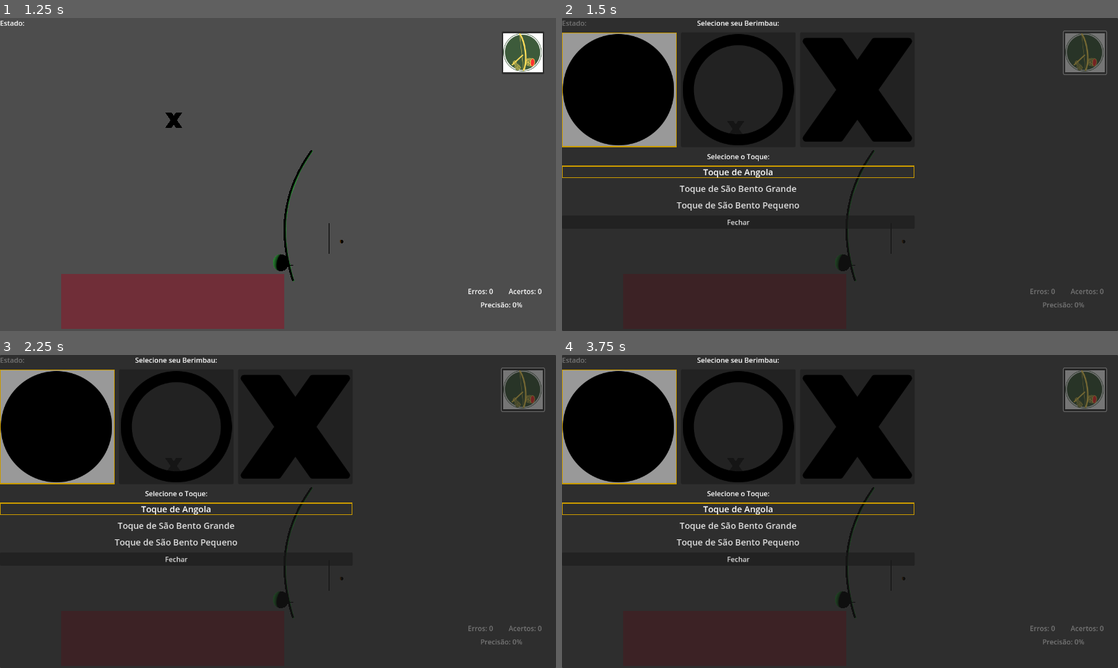
Above: before the commit, frames 1-4 (two rows, left to right).
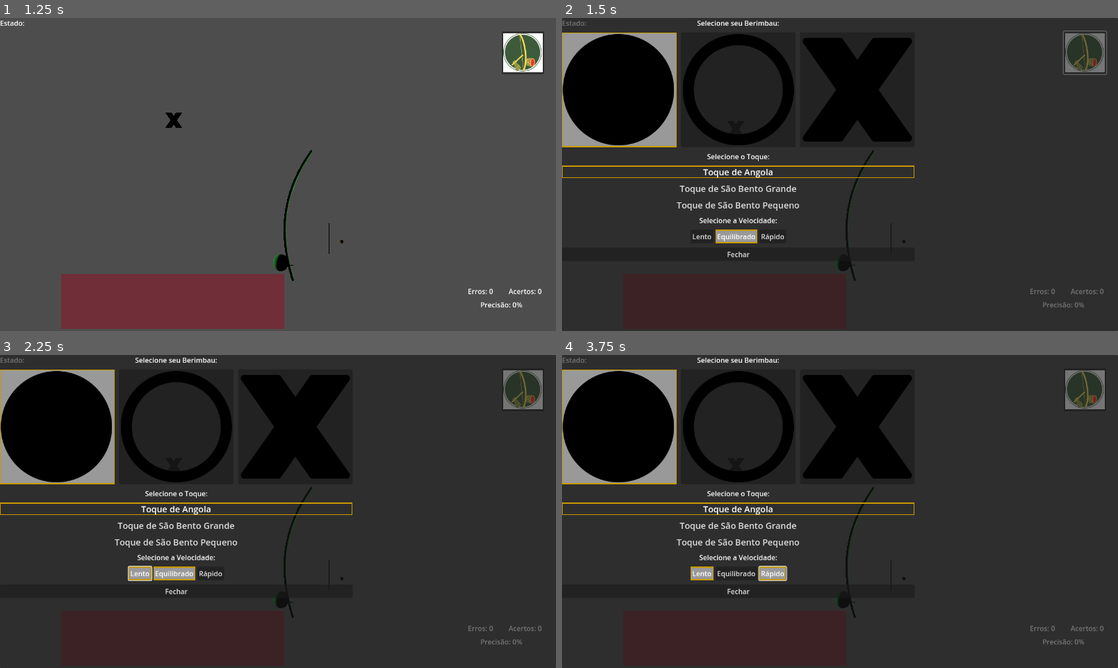
Above: after the commit, the same moments.

Repository: frsbrito/berimbau-3d
Game: Godot game, scene res://scenes/main.tscn
Same seed, same stepped clock (60 frames per second), same inputs: the game is played once before the commit and once after it.
Inputs (mouse positions are in pixels of both pictures, inside the frame that each line leads up to):
- Up to frame 1 (1.25 s): tap Enter at 0.5 s; tap Space (toque_baqueta) at 0.6 s
- Up to frame 2 (1.5 s): click (1084, 52) at 1.25 s
- Up to frame 3 (2.25 s): click (139, 574) at 2 s, where only the run after the commit has a clickable "Lento"
- Up to frame 4 (3.75 s): click (734, 574) at 2.75 s, where only the run after the commit has a clickable "Equilibrado"; click (773, 574) at 3.5 s, where only the run after the commit has a clickable "Rápido"

Frame 1 is identical in both runs. In frame 2, 0.6% of the frame differs, in the area x 23-52%, y 63-78%; in frame 3, 0.9%, in the area x 23-98%, y 4-78%; in frame 4, 0.8%.

Commit message:
Adicionar Lógica de Velocidade das notas no menu, adicionar sons de berimbau medio e gunga

Diff:
--- a/scenes/main.gd
+++ b/scenes/main.gd
@@ -17,6 +17,37 @@
 	preload("res://assets/audio/berimbau-viola/preso/viola_preso_2.ogg"),
 	preload("res://assets/audio/berimbau-viola/preso/viola_preso_3.ogg")
 ]
+var sons_medio_solto = [
+	preload("res://assets/audio/berimbau-medio/solto/medio_solto_1.ogg"),
+	preload("res://assets/audio/berimbau-medio/solto/medio_solto_2.ogg"),
+]
+var sons_medio_chiado = [
+	preload("res://assets/audio/berimbau-medio/chiado/medio_chiado_1.ogg"),
+	preload("res://assets/audio/berimbau-medio/chiado/medio_chiado_2.ogg"),
+	preload("res://assets/audio/berimbau-medio/chiado/medio_chiado_3.ogg"),
+	preload("res://assets/audio/berimbau-medio/chiado/medio_chiado_4.ogg"),
+	preload("res://assets/audio/berimbau-medio/chiado/medio_chiado_5.ogg")
+]
+var sons_medio_preso = [
+	preload("res://assets/audio/berimbau-medio/preso/medio_preso_1.ogg"),
+	preload("res://assets/audio/berimbau-medio/preso/medio_preso_2.ogg"),
+	preload("res://assets/audio/berimbau-medio/preso/medio_preso_3.ogg"),
+	preload("res://assets/audio/berimbau-medio/preso/medio_preso_4.ogg"),
+	preload("res://assets/audio/berimbau-medio/preso/medio_preso_5.ogg")
+]
+var sons_gunga_solto = [
+	preload("res://assets/audio/berimbau-gunga/solto/gunga_solto_1.ogg")
+]
+var sons_gunga_chiado = [
+	preload("res://assets/audio/berimbau-gunga/chiado/gunga_chiado_1.ogg"),
+	preload("res://assets/audio/berimbau-gunga/chiado/gunga_chiado_2.ogg"),
+	preload("res://assets/audio/berimbau-gunga/chiado/gunga_chiado_3.ogg"),
+	preload("res://assets/audio/berimbau-gunga/chiado/gunga_chiado_4.ogg")
+]
+var sons_gunga_preso = [
+	preload("res://assets/audio/berimbau-gunga/preso/gunga_preso_1.ogg"),
+	preload("res://assets/audio/berimbau-gunga/preso/gunga_preso_2.ogg"),
+]
 const NOTA_SCENE = preload("res://scenes/nota.tscn")
 
 # --- Referências de Nós (@onready) ---
@@ -27,6 +58,7 @@
 @onready var pista_solto = $CanvasLayer/Pistas/Pista_Solto
 @onready var pista_chiado = $CanvasLayer/Pistas/Pista_Chiado
 @onready var pista_preso = $CanvasLayer/Pistas/Pista_Preso
+@onready var timer_gerador = $Timer
 
 # --- Variáveis do Jogo ---
 var toque_index = 0
@@ -71,6 +103,10 @@
 		# Lógica do som a tocar de acordo com input
 		tocar_som_berimbau(estado_atual_id)
 
+	# Lógica da seleção de velocidade das notas
+	if timer_gerador.wait_time != GameData.velocidade_atual:
+		timer_gerador.wait_time = GameData.velocidade_atual
+
 func tocar_som_berimbau(id_estado):
 	var lista_de_sons = []
 	var instrumento = GameData.berimbau_atual
@@ -80,16 +116,14 @@
 			lista_de_sons = selecionar_lista_por_tipo(id_estado, sons_viola_solto, sons_viola_chiado, sons_viola_preso)
 
 		GameData.BERIMBAU_MEDIO:
-			lista_de_sons = selecionar_lista_por_tipo(id_estado, sons_viola_solto, sons_viola_chiado, sons_viola_preso)
-			print("Alerta: Sons do Médio não carregados. Usando Viola.")
+			lista_de_sons = selecionar_lista_por_tipo(id_estado, sons_medio_solto, sons_medio_chiado, sons_medio_preso)
 
 		GameData.BERIMBAU_GUNGA:
-			lista_de_sons = selecionar_lista_por_tipo(id_estado, sons_viola_solto, sons_viola_chiado, sons_viola_preso)
-			print("Alerta: Sons do Gunga não carregados. Usando Viola.")
+			lista_de_sons = selecionar_lista_por_tipo(id_estado, sons_gunga_solto, sons_gunga_chiado, sons_gunga_preso)
 
 	if lista_de_sons.size() > 0:
 		sound_player.stream = lista_de_sons.pick_random()
-		sound_player.pitch_scale = randf_range(0.96, 1.04)
+		sound_player.pitch_scale = randf_range(0.99, 1.01)
 		sound_player.play()
 
 func selecionar_lista_por_tipo(id, lista_solto, lista_chiado, lista_preso):
--- a/scenes/menu_opcoes.gd
+++ b/scenes/menu_opcoes.gd
@@ -7,6 +7,10 @@
 @onready var btn_angola = $Panel/MarginContainer/VBoxContainer/VBoxContainer_Toques/BtnAngola
 @onready var btn_sb_grande = $Panel/MarginContainer/VBoxContainer/VBoxContainer_Toques/BtnSBGrande
 @onready var btn_sb_pequeno = $Panel/MarginContainer/VBoxContainer/VBoxContainer_Toques/BtnSBPequeno
+
+@onready var btn_lento = $Panel/MarginContainer/VBoxContainer/HBoxContainer_Velocidade/BtnLento
+@onready var btn_equilibrado = $Panel/MarginContainer/VBoxContainer/HBoxContainer_Velocidade/BtnEquilibrado
+@onready var btn_rapido = $Panel/MarginContainer/VBoxContainer/HBoxContainer_Velocidade/BtnRapido
 
 func _ready():
 	if GameData.berimbau_atual == GameData.BERIMBAU_VIOLA:
@@ -22,6 +26,13 @@
 		btn_sb_grande.button_pressed = true
 	elif GameData.toque_nome_atual == "SaoBentoPequeno":
 		btn_sb_pequeno.button_pressed = true
+
+	if GameData.velocidade_atual >= 1.4:
+		btn_lento.button_pressed = true
+	elif GameData.velocidade_atual <= 0.7:
+		btn_rapido.button_pressed = true
+	else:
+		btn_equilibrado.button_pressed = true
 
 func _on_btn_viola_pressed():
 	GameData.berimbau_atual = GameData.BERIMBAU_VIOLA
@@ -50,3 +61,12 @@
 func _on_btn_fechar_pressed():
 	queue_free()
 	get_tree().paused = false
+
+func _on_btn_lento_pressed():
+	GameData.velocidade_atual = 2
+
+func _on_btn_equilibrado_pressed():
+	GameData.velocidade_atual = 1.5
+
+func _on_btn_rapido_pressed():
+	GameData.velocidade_atual = 1
--- a/scenes/menu_opcoes.tscn
+++ b/scenes/menu_opcoes.tscn
@@ -72,6 +72,27 @@
 
 [sub_resource type="ButtonGroup" id="ButtonGroup_o442c"]
 resource_name = "Toques"
+
+[sub_resource type="StyleBoxFlat" id="StyleBoxFlat_o442c"]
+border_width_left = 2
+border_width_top = 2
+border_width_right = 2
+border_width_bottom = 2
+border_color = Color(0.78431374, 0.6, 0, 1)
+
+[sub_resource type="StyleBoxFlat" id="StyleBoxFlat_l85cf"]
+border_width_left = 2
+border_width_top = 2
+border_width_right = 2
+border_width_bottom = 2
+border_color = Color(0.78431374, 0.6, 0, 1)
+
+[sub_resource type="StyleBoxFlat" id="StyleBoxFlat_jipr1"]
+border_width_left = 2
+border_width_top = 2
+border_width_right = 2
+border_width_bottom = 2
+border_color = Color(0.78431374, 0.6, 0, 1)
 
 [node name="MenuOpcoes" type="Control"]
 process_mode = 3
@@ -164,6 +185,33 @@
 button_group = SubResource("ButtonGroup_o442c")
 text = "Toque de São Bento Pequeno"
 
+[node name="Label_Velocidade" type="Label" parent="Panel/MarginContainer/VBoxContainer"]
+layout_mode = 2
+text = "Selecione a Velocidade:"
+horizontal_alignment = 1
+
+[node name="HBoxContainer_Velocidade" type="HBoxContainer" parent="Panel/MarginContainer/VBoxContainer"]
+layout_mode = 2
+alignment = 1
+
+[node name="BtnLento" type="Button" parent="Panel/MarginContainer/VBoxContainer/HBoxContainer_Velocidade"]
+layout_mode = 2
+theme_override_styles/pressed = SubResource("StyleBoxFlat_o442c")
+toggle_mode = true
+text = "Lento"
+
+[node name="BtnEquilibrado" type="Button" parent="Panel/MarginContainer/VBoxContainer/HBoxContainer_Velocidade"]
+layout_mode = 2
+theme_override_styles/pressed = SubResource("StyleBoxFlat_l85cf")
+toggle_mode = true
+text = "Equilibrado"
+
+[node name="BtnRapido" type="Button" parent="Panel/MarginContainer/VBoxContainer/HBoxContainer_Velocidade"]
+layout_mode = 2
+theme_override_styles/pressed = SubResource("StyleBoxFlat_jipr1")
+toggle_mode = true
+text = "Rápido"
+
 [node name="BtnFechar" type="Button" parent="Panel/MarginContainer/VBoxContainer"]
 layout_mode = 2
 text = "Fechar
@@ -175,4 +223,7 @@
 [connection signal="pressed" from="Panel/MarginContainer/VBoxContainer/VBoxContainer_Toques/BtnAngola" to="." method="_on_btn_angola_pressed"]
 [connection signal="pressed" from="Panel/MarginContainer/VBoxContainer/VBoxContainer_Toques/BtnSBGrande" to="." method="_on_btn_sb_grande_pressed"]
 [connection signal="pressed" from="Panel/MarginContainer/VBoxContainer/VBoxContainer_Toques/BtnSBPequeno" to="." method="_on_btn_sb_pequeno_pressed"]
+[connection signal="pressed" from="Panel/MarginContainer/VBoxContainer/HBoxContainer_Velocidade/BtnLento" to="." method="_on_btn_lento_pressed"]
+[connection signal="pressed" from="Panel/MarginContainer/VBoxContainer/HBoxContainer_Velocidade/BtnEquilibrado" to="." method="_on_btn_equilibrado_pressed"]
+[connection signal="pressed" from="Panel/MarginContainer/VBoxContainer/HBoxContainer_Velocidade/BtnRapido" to="." method="_on_btn_rapido_pressed"]
 [connection signal="pressed" from="Panel/MarginContainer/VBoxContainer/BtnFechar" to="." method="_on_btn_fechar_pressed"]
--- a/scripts/GameData.gd
+++ b/scripts/GameData.gd
@@ -8,6 +8,9 @@
 const TIPO_SOLTO = 1
 const TIPO_CHIADO = 2
 const TIPO_PRESO = 3
+
+# --- Configuração de Velocidade (Intervalo entre notas) ---
+var velocidade_atual = 1.0
 
 # --- Configurações Selecionadas pelo Jogador ---
 var berimbau_atual = BERIMBAU_VIOLA
Not shown, added: assets/audio/berimbau-gunga/chiado/gunga_chiado_1.ogg.import
Not shown, added: assets/audio/berimbau-gunga/chiado/gunga_chiado_2.ogg.import
Not shown, added: assets/audio/berimbau-gunga/chiado/gunga_chiado_3.ogg.import
Not shown, added: assets/audio/berimbau-gunga/chiado/gunga_chiado_4.ogg.import
Not shown, added: assets/audio/berimbau-gunga/preso/gunga_preso_1.ogg.import
Not shown, added: assets/audio/berimbau-gunga/preso/gunga_preso_2.ogg.import
Not shown, added: assets/audio/berimbau-gunga/solto/gunga_solto_1.ogg.import
Not shown, added: assets/audio/berimbau-medio/chiado/medio_chiado_1.ogg.import
Not shown, added: assets/audio/berimbau-medio/chiado/medio_chiado_2.ogg.import
Not shown, added: assets/audio/berimbau-medio/chiado/medio_chiado_3.ogg.import
Not shown, added: assets/audio/berimbau-medio/chiado/medio_chiado_4.ogg.import
Not shown, added: assets/audio/berimbau-medio/chiado/medio_chiado_5.ogg.import
(and 27 more such lines)
